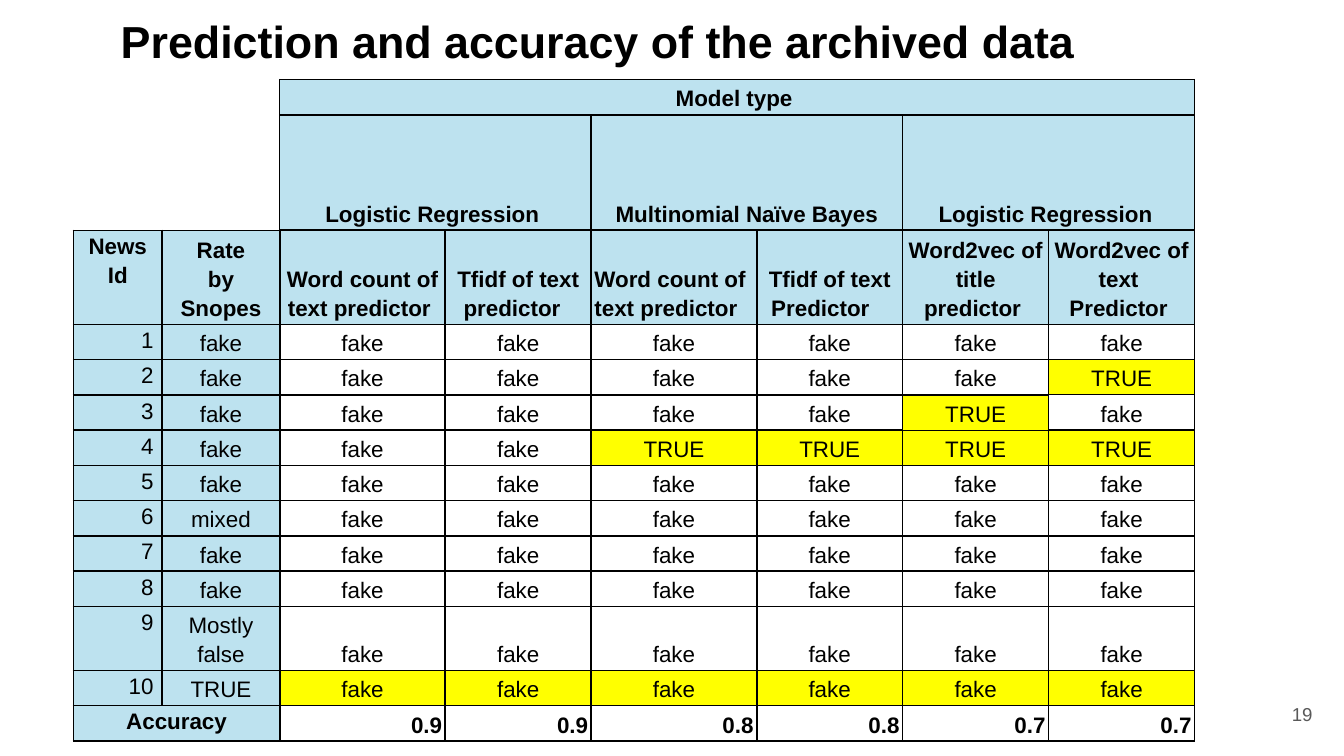
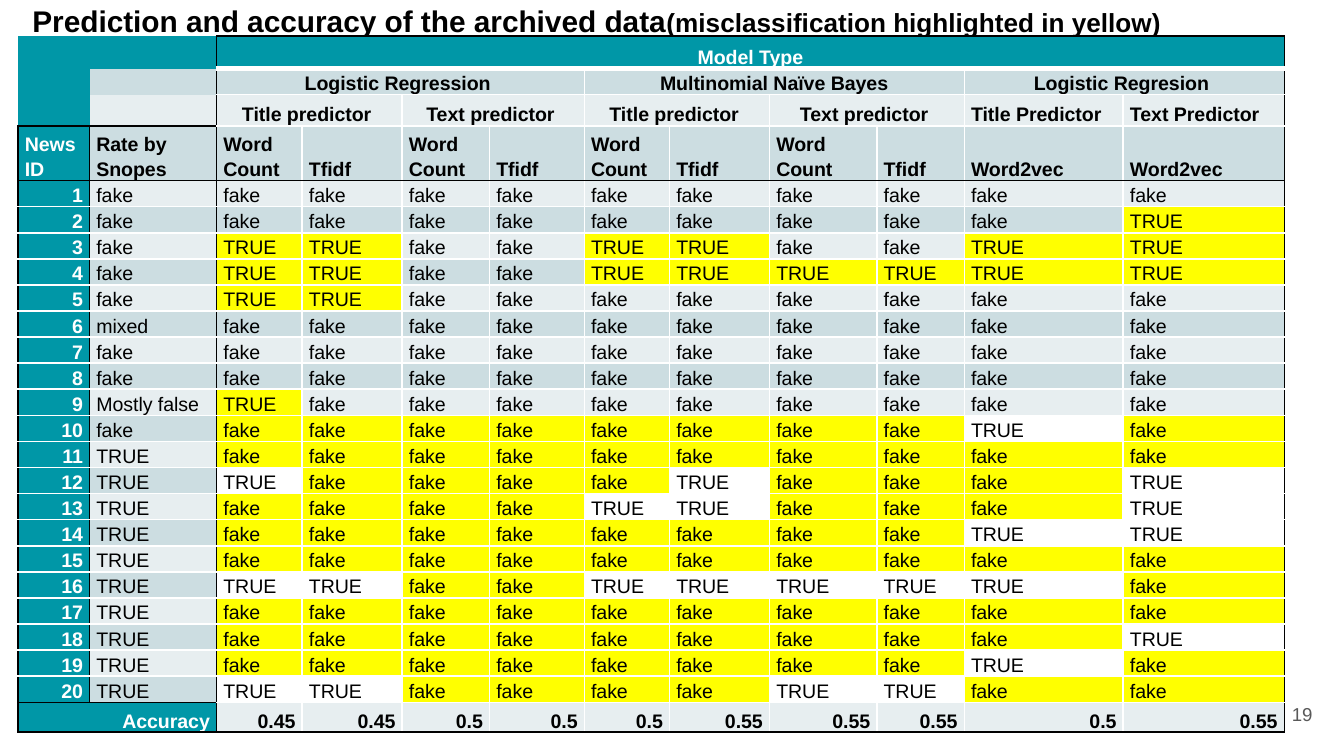
Before and after one commit to mgayalew/SpringBoard, a slide deck: slide 19 of Capstone project_2/Capstone project-2 final presentation.pptx. Drawn at 1344x756 pixels with LibreOffice and Linux fonts; fonts in the diff are those of the drawing. Boxes give left, top, right and bottom in pixels: in the first picture for what was removed or moved away, otherwise in the second. Text is boxed around its words. In the diff, an @@ line names an element or a change of style, - is before the commit and + after.

```diff
--- a/Capstone project_2/Capstone project-2 final presentation.pptx
+++ b/Capstone project_2/Capstone project-2 final presentation.pptx
@@ title at <box>32,10,1161,37</box>: text changed; size 24 to 16 pt @@
-Prediction and accuracy of the archived data
+Prediction and accuracy of the archived data(misclassification highlighted in yellow)
@@ table at <box>17,36,1284,736</box> @@
- |  | Model type |  |  |  |  | 
- |  | Logistic Regression |  | Multinomial Naïve Bayes |  | Logistic Regression | 
-News / Id | Rate / by Snopes | Word count of text predictor | Tfidf of text predictor | Word count of text predictor | Tfidf of text / Predictor | Word2vec of title predictor | Word2vec of text / Predictor
-1 | fake | fake | fake | fake | fake | fake | fake
-2 | fake | fake | fake | fake | fake | fake | TRUE
-3 | fake | fake | fake | fake | fake | TRUE | fake
-4 | fake | fake | fake | TRUE | TRUE | TRUE | TRUE
-5 | fake | fake | fake | fake | fake | fake | fake
-6 | mixed | fake | fake | fake | fake | fake | fake
-7 | fake | fake | fake | fake | fake | fake | fake
-8 | fake | fake | fake | fake | fake | fake | fake
-9 | Mostly / false | fake | fake | fake | fake | fake | fake
-10 | TRUE | fake | fake | fake | fake | fake | fake
-Accuracy |  | 0.9 | 0.9 | 0.8 | 0.8 | 0.7 | 0.7
+ |  | Model Type |  |  |  |  |  |  |  |  | 
+ |  | Logistic Regression |  |  |  | Multinomial Naïve Bayes |  |  |  | Logistic Regresion | 
+ |  | Title predictor |  | Text predictor |  | Title predictor |  | Text predictor |  | Title Predictor | Text Predictor
+News ID | Rate by Snopes | Word Count | Tfidf | Word Count | Tfidf | Word Count | Tfidf | Word Count | Tfidf | Word2vec | Word2vec
+1 | fake | fake | fake | fake | fake | fake | fake | fake | fake | fake | fake
+2 | fake | fake | fake | fake | fake | fake | fake | fake | fake | fake | TRUE
+3 | fake | TRUE | TRUE | fake | fake | TRUE | TRUE | fake | fake | TRUE | TRUE
+4 | fake | TRUE | TRUE | fake | fake | TRUE | TRUE | TRUE | TRUE | TRUE | TRUE
+5 | fake | TRUE | TRUE | fake | fake | fake | fake | fake | fake | fake | fake
+6 | mixed | fake | fake | fake | fake | fake | fake | fake | fake | fake | fake
+7 | fake | fake | fake | fake | fake | fake | fake | fake | fake | fake | fake
+8 | fake | fake | fake | fake | fake | fake | fake | fake | fake | fake | fake
+9 | Mostly false | TRUE | fake | fake | fake | fake | fake | fake | fake | fake | fake
+10 | fake | fake | fake | fake | fake | fake | fake | fake | fake | TRUE | fake
+11 | TRUE | fake | fake | fake | fake | fake | fake | fake | fake | fake | fake
+12 | TRUE | TRUE | fake | fake | fake | fake | TRUE | fake | fake | fake | TRUE
+13 | TRUE | fake | fake | fake | fake | TRUE | TRUE | fake | fake | fake | TRUE
+14 | TRUE | fake | fake | fake | fake | fake | fake | fake | fake | TRUE | TRUE
+15 | TRUE | fake | fake | fake | fake | fake | fake | fake | fake | fake | fake
+16 | TRUE | TRUE | TRUE | fake | fake | TRUE | TRUE | TRUE | TRUE | TRUE | fake
+17 | TRUE | fake | fake | fake | fake | fake | fake | fake | fake | fake | fake
+18 | TRUE | fake | fake | fake | fake | fake | fake | fake | fake | fake | TRUE
+19 | TRUE | fake | fake | fake | fake | fake | fake | fake | fake | TRUE | fake
+20 | TRUE | TRUE | TRUE | fake | fake | fake | fake | TRUE | TRUE | fake | fake
+Accuracy |  | 0.45 | 0.45 | 0.5 | 0.5 | 0.5 | 0.55 | 0.55 | 0.55 | 0.5 | 0.55
@@ table: place and size @@
-table at <box>74,79,1198,738</box>
+table at <box>17,36,1284,736</box>
```
Also in this commit, not shown: 7 other slides changed, 1 slide added.
